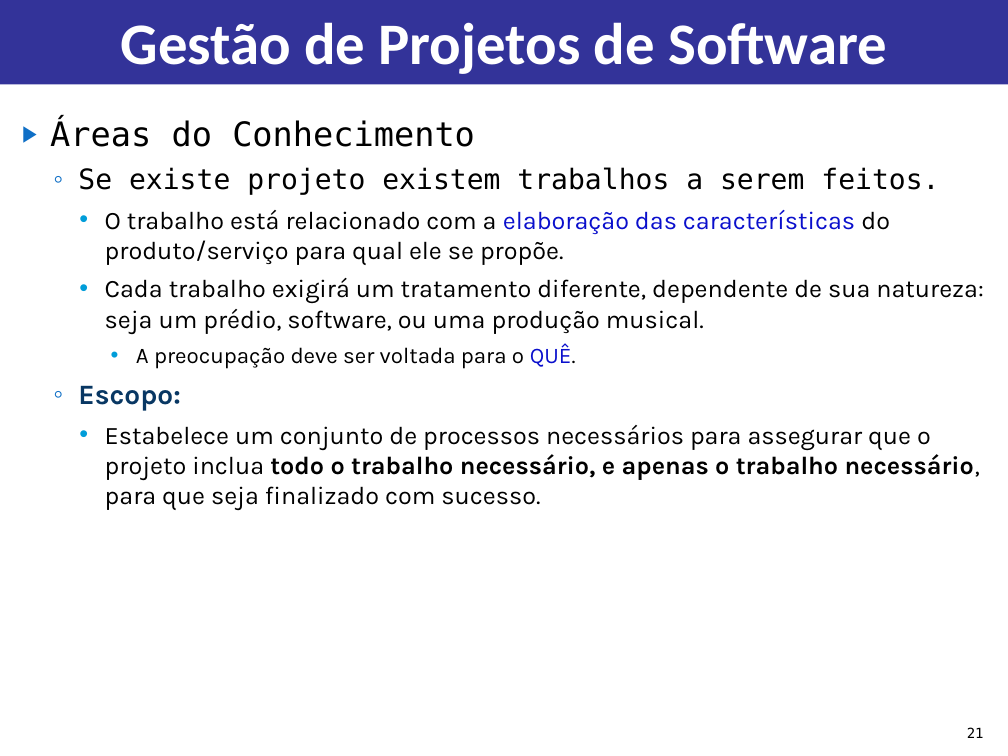
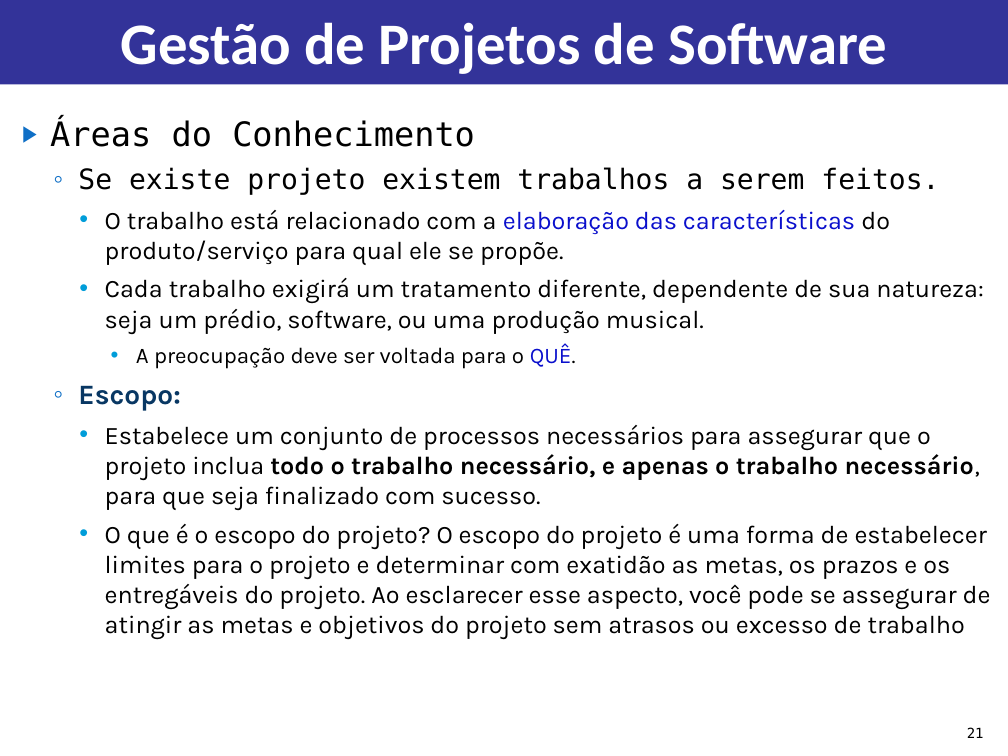
Before and after one commit to jharbes/GESTAO-DE-PROJETO-SOFTWARE, a slide deck: slide 21 of Aulas 1ro Bim/Aula 1 e 2 - Introdução GPS.pptx. Drawn at 1008x756 pixels with LibreOffice and Linux fonts; fonts in the diff are those of the drawing. Boxes give left, top, right and bottom in pixels: in the first picture for what was removed or moved away, otherwise in the second. Text is boxed around its words. In the diff, an @@ line names an element or a change of style, - is before the commit and + after.

```diff
--- a/Aulas 1ro Bim/Aula 1 e 2 - Introdução GPS.pptx
+++ b/Aulas 1ro Bim/Aula 1 e 2 - Introdução GPS.pptx
@@ text at box(105, 524, 991, 640): paragraph added @@
+    • O que é o escopo do projeto? O escopo do projeto é uma forma de estabelecer limites para o projeto e determinar com exatidão as metas, os prazos e os entregáveis do projeto. Ao esclarecer esse aspecto, você pode se assegurar de atingir as metas e objetivos do projeto sem atrasos ou excesso de trabalho
```
Also in this commit, not shown: 2 other slides changed.
